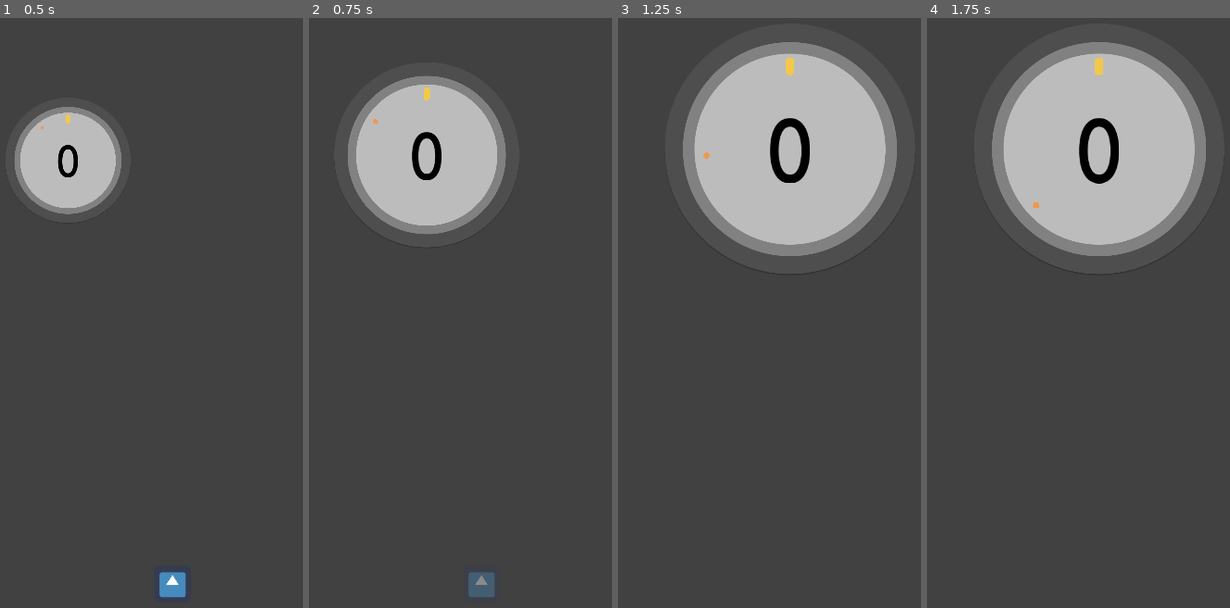
Above: before the commit, frames 1-4 (left to right).
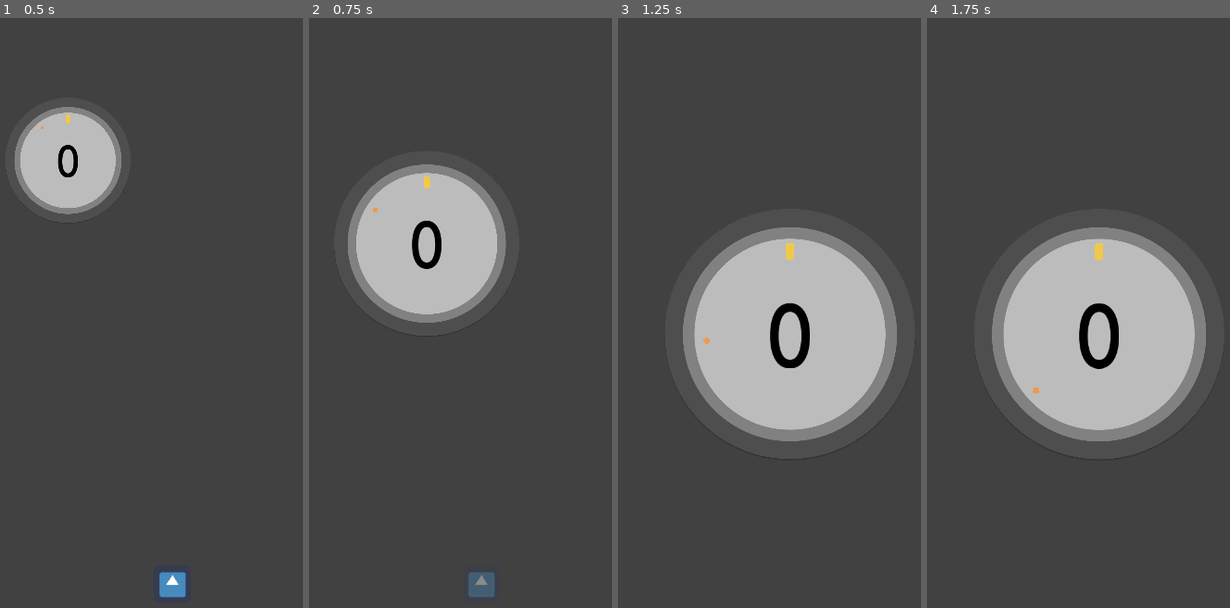
Above: after the commit, the same moments.

Repository: takecare/popthelock
Game: Godot game, scene res://scenes/Start.tscn
Two runs of this game, one before a commit and one after it. Both use one fixed random seed, a clock stepped at 60 frames per second and the inputs below. The engine's default icon, where the game draws it, is replaced by a stand-in: a white triangle on a blue panel in a dark square.
Inputs (mouse positions are in pixels of both pictures, inside the frame that each line leads up to):
- Up to frame 1 (0.5 s): no input
- Up to frame 2 (0.75 s): click (481, 584) at 0.5 s
- Up to frame 3 (1.25 s): no input
- Up to frame 4 (1.75 s): tap Enter at 1.25 s; move the mouse to (1190, 318) at 1.27 s; click (1190, 318) at 1.35 s

Frame 1 is identical in both runs. In frame 2, 16% of the frame differs, in the area x 12-66%, y 9-52%; in frame 3, 39%; in frame 4, 39%, in the area x 21-93%, y 4-72%.

Commit message:
fix camera offset

Diff:
--- a/scenes/Main.tscn
+++ b/scenes/Main.tscn
@@ -47,7 +47,7 @@
 "times": PoolRealArray( 0, 0.2 ),
 "transitions": PoolRealArray( 0.25, 1 ),
 "update": 0,
-"values": [ Vector2( 360, 320 ), Vector2( 0, 0 ) ]
+"values": [ Vector2( 360, 320 ), Vector2( 0, -320 ) ]
 }
 tracks/3/type = "bezier"
 tracks/3/path = NodePath(".:offset:x")
--- a/scripts/Main.gd
+++ b/scripts/Main.gd
@@ -59,7 +59,8 @@
 
 func increase_level() -> void:
   level += 1
-  target.set_rotation_around(lockCenter, randi() % 360) #
+  # TODO next angle has to place the target in the same direction as the xhair's movement
+  target.set_rotation_around(lockCenter, randi() % 360)
 
 func _on_Crosshair_target_missed() -> void:
   if !isPlaying:
@@ -74,7 +75,7 @@
 func reset_target() -> void:
   score.reset()
   target.set_rotation_around(lockCenter, 0)
-  # ^ it seems that rotation is cumulative so when we call set_rotation_arount(x)
+  # ^ it seems that rotation is cumulative so when we call set_rotation_around(x)
   # we're just adding to the rotation that is already there
 
 func _unhandled_key_input(event: InputEventKey) -> void:
